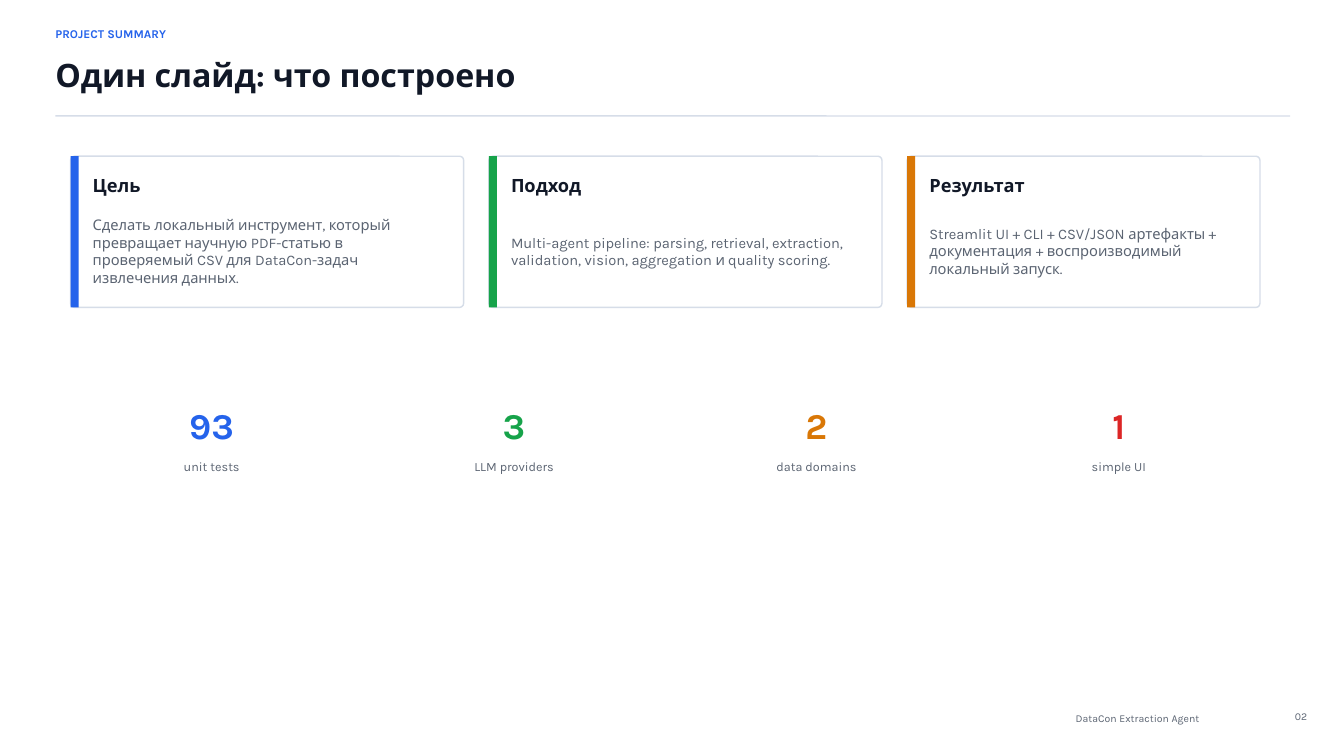
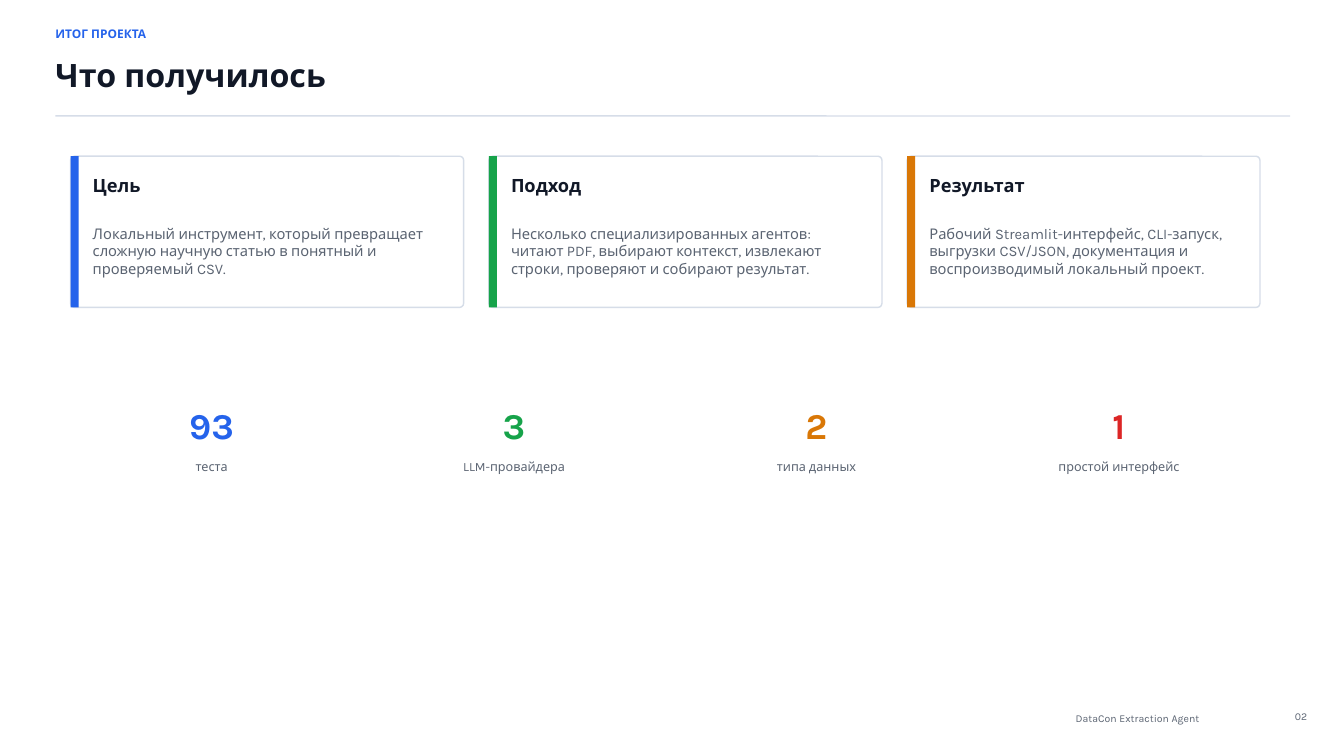
Before and after one commit to Aillight/DATACON-Million-miles-of-SMILES, a slide deck: slide 2 of presentation/DataCon_Extraction_Agent_Presentation.pptx. Drawn at 1344x756 pixels with LibreOffice and Linux fonts; fonts in the diff are those of the drawing. Boxes give left, top, right and bottom in pixels: in the first picture for what was removed or moved away, otherwise in the second. Text is boxed around its words. In the diff, an @@ line names an element or a change of style, - is before the commit and + after.

```diff
--- a/presentation/DataCon_Extraction_Agent_Presentation.pptx
+++ b/presentation/DataCon_Extraction_Agent_Presentation.pptx
@@ text at bbox=[55, 29, 146, 38]: text changed @@
-PROJECT SUMMARY
+ИТОГ ПРОЕКТА
@@ text at bbox=[55, 64, 325, 95]: text changed @@
-Один слайд: что построено
+Что получилось
@@ text at bbox=[93, 228, 423, 278]: text changed @@
-Сделать локальный инструмент, который превращает научную PDF-статью в проверяемый CSV для DataCon-задач извлечения данных.
+Локальный инструмент, который превращает сложную научную статью в понятный и проверяемый CSV.
@@ text at bbox=[511, 228, 822, 278]: text changed @@
-Multi-agent pipeline: parsing, retrieval, extraction, validation, vision, aggregation и quality scoring.
+Несколько специализированных агентов: читают PDF, выбирают контекст, извлекают строки, проверяют и собирают результат.
@@ text at bbox=[929, 228, 1219, 278]: text changed @@
-Streamlit UI + CLI + CSV/JSON артефакты + документация + воспроизводимый локальный запуск.
+Рабочий Streamlit-интерфейс, CLI-запуск, выгрузки CSV/JSON, документация и воспроизводимый локальный проект.
@@ text at bbox=[196, 464, 228, 471]: text changed @@
-unit tests
+теста
@@ text at bbox=[463, 461, 565, 474]: text changed @@
-LLM providers
+LLM-провайдера
@@ text at bbox=[777, 464, 856, 474]: text changed @@
-data domains
+типа данных
@@ text at bbox=[1058, 461, 1179, 474]: text changed @@
-simple UI
+простой интерфейс
```
Also in this commit, not shown: 19 other slides changed, 1 other file.
